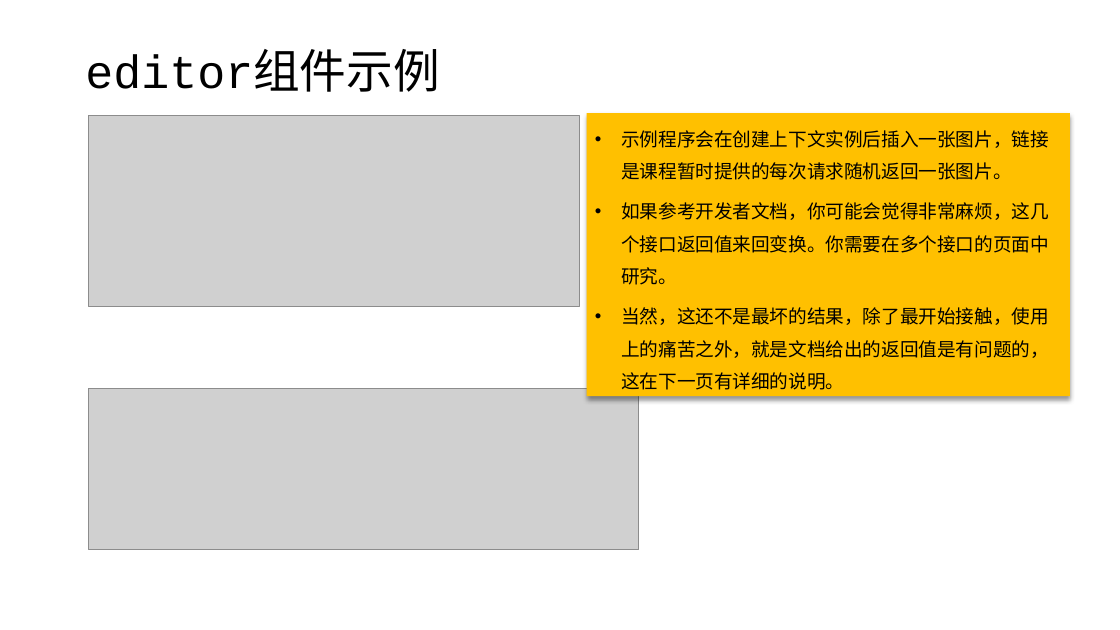
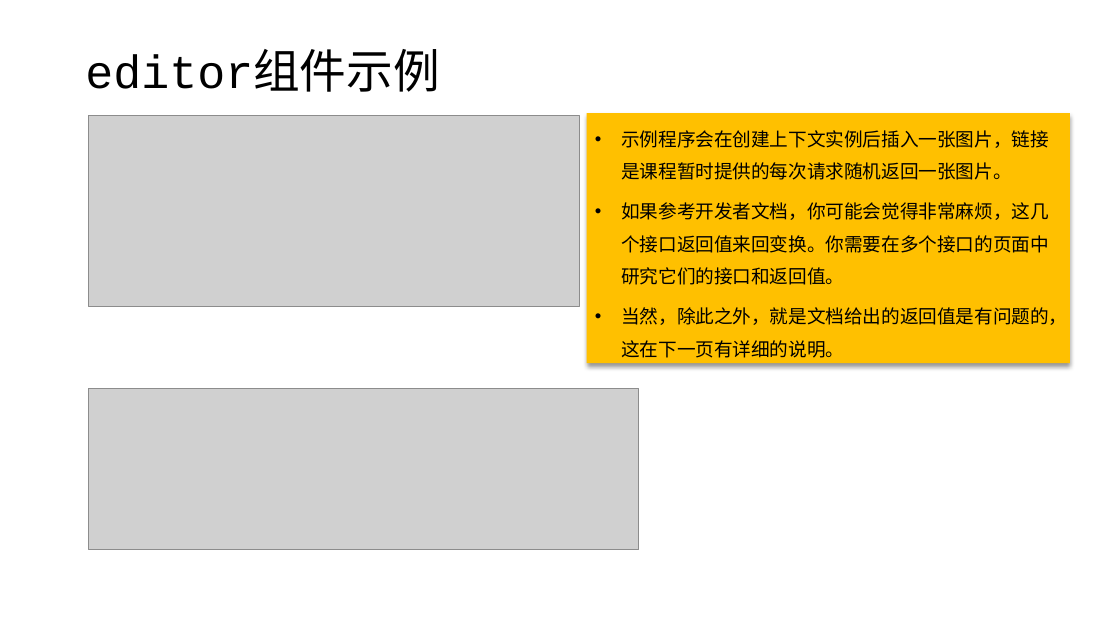
Before and after one commit to edu2act/course-wechat-and-miniprogram, a slide deck: slide 7 of materials/ch04/ch04-复杂组件使用和API调用.pptx. Drawn at 1120x630 pixels with LibreOffice and Linux fonts; fonts in the diff are those of the drawing; grey boxes stand for pictures. Boxes give left, top, right and bottom in pixels: in the first picture for what was removed or moved away, otherwise in the second. Text is boxed around its words. In the diff, an @@ line names an element or a change of style, - is before the commit and + after.

```diff
--- a/materials/ch04/ch04-复杂组件使用和API调用.pptx
+++ b/materials/ch04/ch04-复杂组件使用和API调用.pptx
@@ rectangle "示例程序会在创建上下文实例后插入一张图片，链接是课程暂时提供的每次请求随机返回一张图片。": place and size @@
-rectangle "示例程序会在创建上下文实例后插入一张图片，链接是课程暂时提供的每次请求随机返回一张图片。" at (587, 113, 1070, 397)
+rectangle "示例程序会在创建上下文实例后插入一张图片，链接是课程暂时提供的每次请求随机返回一张图片。" at (587, 113, 1070, 364)
@@ text in rectangle at (621, 202, 1067, 358): text changed @@
-• 如果参考开发者文档，你可能会觉得非常麻烦，这几个接口返回值来回变换。你需要在多个接口的页面中研究。
-• 当然，这还不是最坏的结果，除了最开始接触，使用上的痛苦之外，就是文档给出的返回值是有问题的，这在下一页有详细的说明。
+• 如果参考开发者文档，你可能会觉得非常麻烦，这几个接口返回值来回变换。你需要在多个接口的页面中研究它们的接口和返回值。
+• 当然，除此之外，就是文档给出的返回值是有问题的，这在下一页有详细的说明。
```
Also in this commit, not shown: 5 other slides changed, 2 slides added, 5 slides removed.
